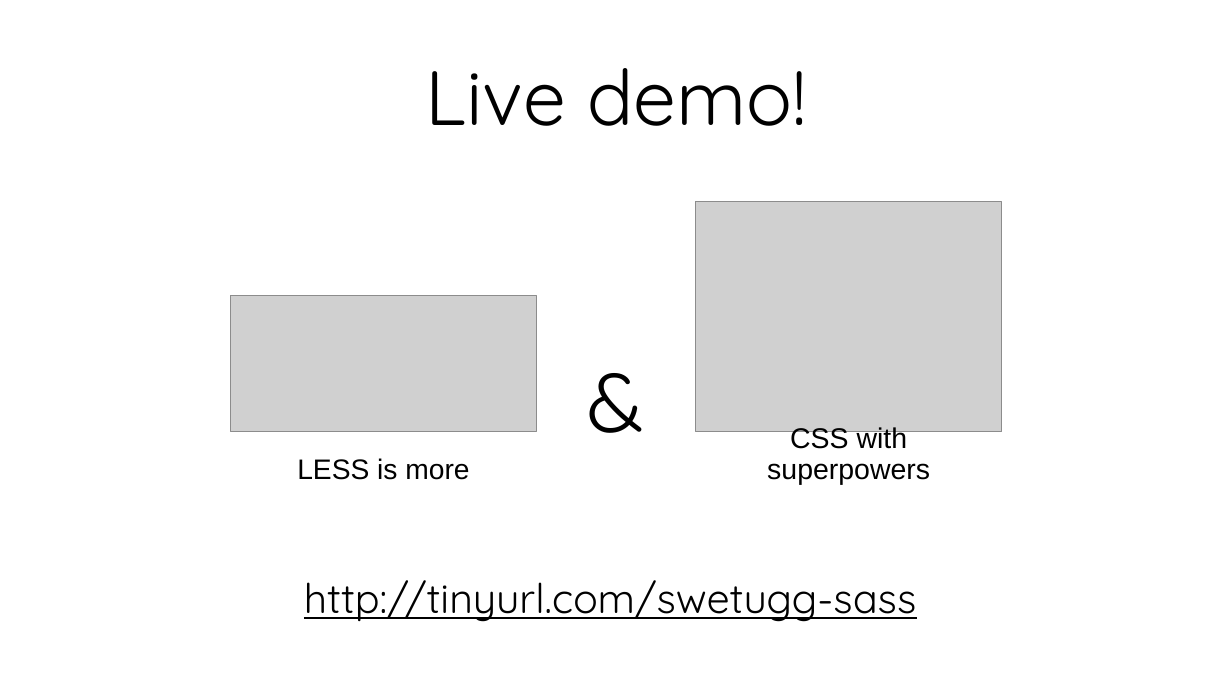
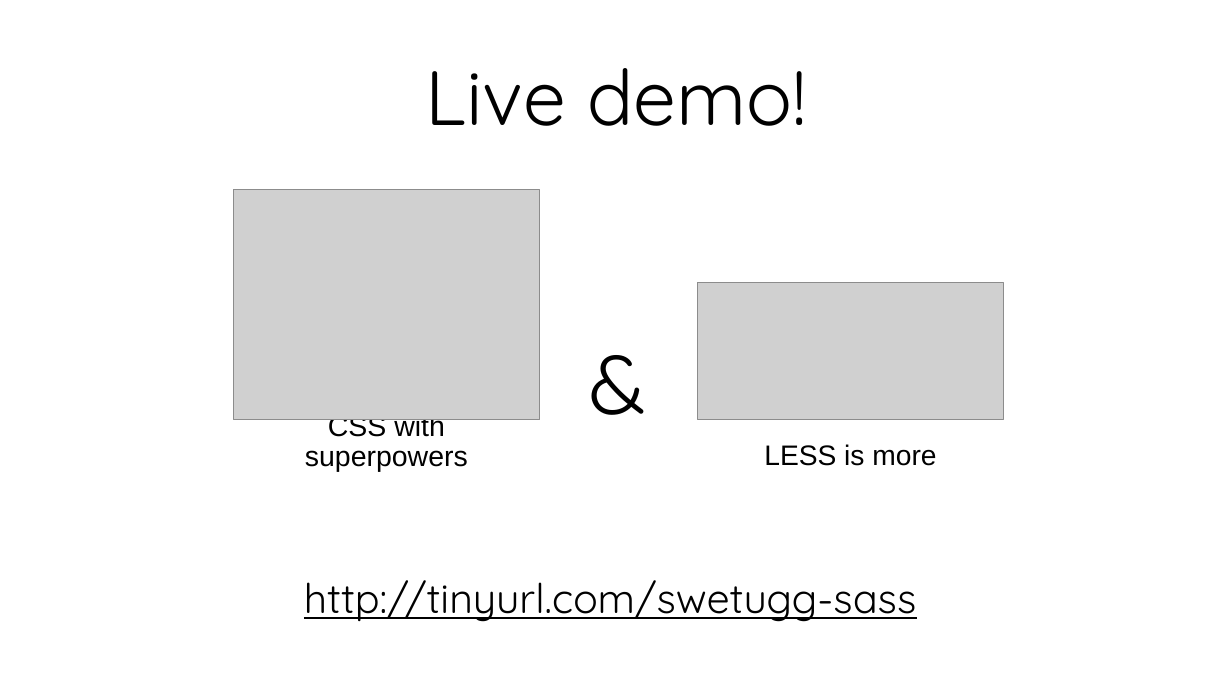
Before and after one commit to stiltet/SASS-Code-Example-Demo, a slide deck: slide 16 of Presentation.pptx (slide 12 before the commit). Drawn at 1232x693 pixels with LibreOffice and Linux fonts; fonts in the diff are those of the drawing; grey boxes stand for pictures. Boxes give left, top, right and bottom in pixels: in the first picture for what was removed or moved away, otherwise in the second. Text is boxed around its words. In the diff, an @@ line names an element or a change of style, - is before the commit and + after.

```diff
--- a/Presentation.pptx
+++ b/Presentation.pptx
@@ picture: place and size @@
-picture at [696,202,1003,433]
+picture at [233,189,540,420]
@@ picture: place and size @@
-picture at [231,295,537,432]
+picture at [698,283,1004,420]
@@ title "&": place and size @@
-title "&" at [577,366,655,456]
+title "&" at [579,348,657,437]
@@ text "CSS with superpowers": place and size @@
-text "CSS with superpowers" at [767,426,930,484]
+text "CSS with superpowers" at [305,413,468,472]
@@ subtitle "LESS is more": place and size @@
-subtitle "LESS is more" at [297,458,469,480]
+subtitle "LESS is more" at [764,444,936,466]
```
Also in this commit, not shown: 8 other slides changed, 6 slides added, 9 other files.
